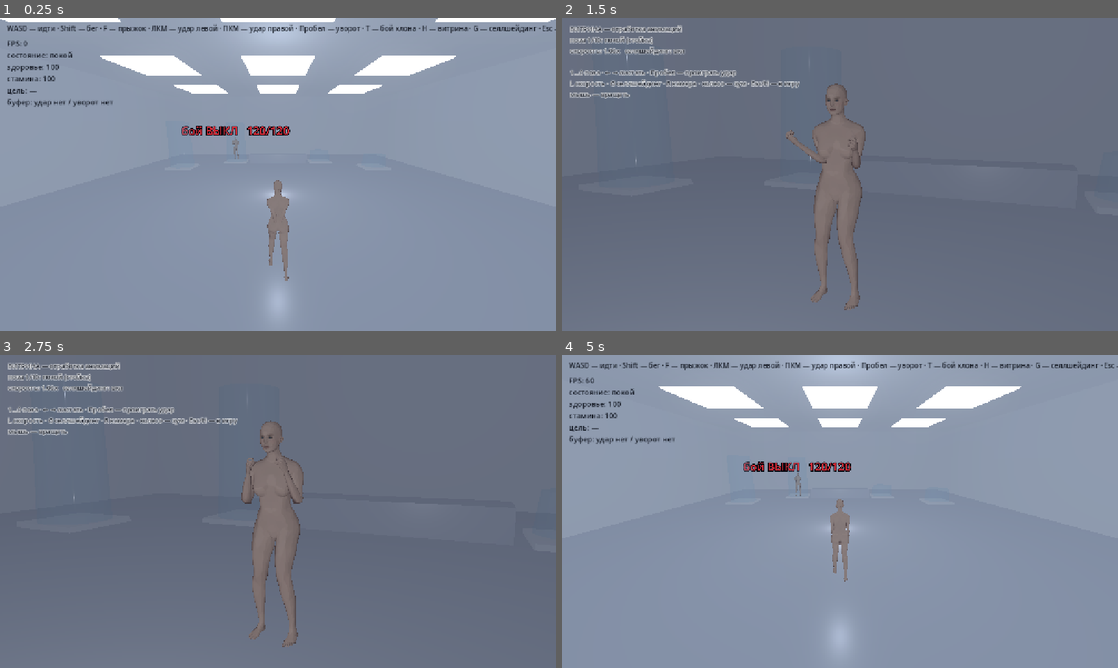
Above: before the commit, frames 1-4 (two rows, left to right).
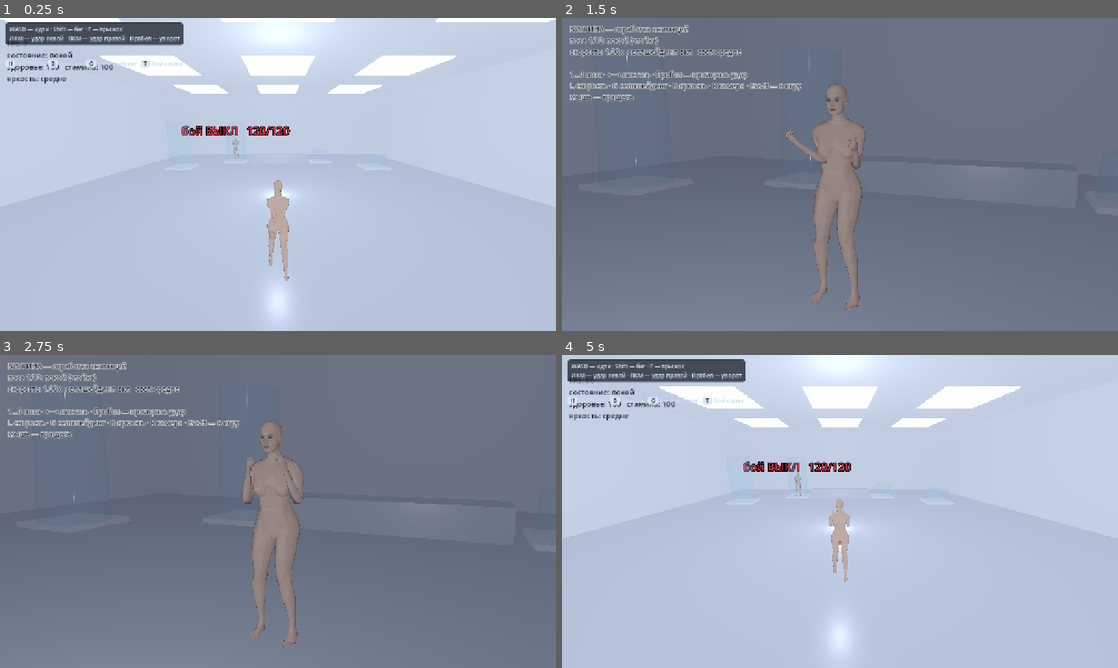
Above: after the commit, the same moments.

Repository: IAmStarhead/Project-Gene
Game: Godot game, scene res://scenes/main.tscn
Same seed, same stepped clock (60 frames per second), same inputs: the game is played once before the commit and once after it.
Inputs (mouse positions are in pixels of both pictures, inside the frame that each line leads up to):
- Up to frame 1 (0.25 s): no input
- Up to frame 2 (1.5 s): tap Enter at 0.5 s; move the mouse to (867, 174) at 0.52 s; hold H (open_showcase) 0.53-1.28 s; hold W (move_forward) from 0.53 s (still down); click (867, 174) at 0.67 s; tap F (jump) at 0.77 s; tap Space (dodge) at 1.25 s; move the mouse to (812, 174) at 1.27 s; click (812, 174) at 1.35 s
- Up to frame 3 (2.75 s): keep holding W (move_forward); tap F (jump) at 1.52 s; tap H (open_showcase) at 1.55, 2.3 s; move the mouse to (289, 505) at 2.02 s; hold Right mouse button (attack_secondary) from 2.03 s (still down)
- Up to frame 4 (5 s): keep holding W (move_forward); move the mouse to (834, 517) at 2.77 s; release Right mouse button (attack_secondary) at 2.78 s; tap Space (dodge) at 2.85 s; click (834, 517) at 2.92 s; tap F (jump) at 3.02, 3.77, 4.52 s; tap H (open_showcase) at 3.05, 4.55 s; move the mouse to (878, 514) at 3.52 s; hold H (open_showcase) 3.53-4.28 s; tap F3 (toggle_debug_details, bound only after the commit) at 4.15 s; tap Enter at 4.25 s; move the mouse to (795, 508) at 4.27 s; tap Shift (run) at 4.35 s

The runs differ from the first frame. In frame 1, 95% of the frame differs, in the area x 0-100%, y 0-100%; in frame 2, 2.4%; in frame 3, 2.4%; in frame 4, 96%.

Commit message:
Руки в шаге, яркость отдельно от стиля, витрина на виду
1) Главное с видео: _walk() ПЕРЕЗАПИСЫВАЛ стойку углами для опущенных
   рук (плечо 14, локоть 45) — поэтому стоя руки были в бою, а при
   движении падали. Теперь шаг качает руку ОТ стойки: плечо 30 +/- 10,
   локоть 130 -/+ 12. Проверено рендером шести фаз шага и бега.

2) Яркость вынесена в отдельную настройку от стиля: клавиша B, три
   уровня (сумрачно/средне/ярко). Ступени затенения подняты, особенно
   нижняя: тень 0.18 -> 0.42, полутень 0.55 -> 0.68.

3) Витрину не нашли не случайно: подсказка была одной мелкой строкой и
   перекрывалась 13-строчной отладкой. Отладка сокращена до 4 строк
   (подробности по F3), подсказка вынесена в панель, ключевые действия
   показаны плашками H/B/G/T, слой оверлея поднят.

Co-authored-by: arena-agent <297053741+arena-agent@users.noreply.github.com>

Diff:
--- a/prototype/project.godot
+++ b/prototype/project.godot
@@ -80,6 +80,16 @@
 "events": [Object(InputEventMouseButton,"resource_local_to_scene":false,"resource_name":"","device":-1,"window_id":0,"a …(253 unchanged characters)…
 ]
 }
+toggle_debug_details={
+"deadzone": 0.2,
+"events": [Object(InputEventKey,"resource_local_to_scene":false,"resource_name":"","device":-1,"window_id":0,"alt_pressed":false,"shift_pressed":false,"ctrl_pressed":false,"meta_pressed":false,"pressed":false,"keycode":0,"physical_keycode":4194334,"key_label":0,"unicode":0,"location":0,"echo":false,"script":null)
+]
+}
+cycle_brightness={
+"deadzone": 0.2,
+"events": [Object(InputEventKey,"resource_local_to_scene":false,"resource_name":"","device":-1,"window_id":0,"alt_pressed":false,"shift_pressed":false,"ctrl_pressed":false,"meta_pressed":false,"pressed":false,"keycode":0,"physical_keycode":66,"key_label":0,"unicode":0,"location":0,"echo":false,"script":null)
+]
+}
 open_showcase={
 "deadzone": 0.2,
 "events": [Object(InputEventKey,"resource_local_to_scene":false,"resource_name":"","device":-1,"window_id":0,"alt_press …(190 unchanged characters)…
--- a/prototype/scripts/build_scene.gd
+++ b/prototype/scripts/build_scene.gd
@@ -67,7 +67,11 @@
 	float s1 = smoothstep(0.00 - softness, 0.00 + softness, ndl);
 	float s2 = smoothstep(0.38 - softness, 0.38 + softness, ndl);
 	float s3 = smoothstep(0.72 - softness, 0.72 + softness, ndl);
-	float amount = 0.18 + 0.37 * s1 + 0.25 * s2 + 0.20 * s3;
+	// Подняты ВСЕ ступени, особенно нижняя: именно она давала «темновато».
+	// Было 0.18 / 0.55 / 0.80 / 1.0 — тень слишком близко к чёрному.
+	// Стало 0.42 / 0.68 / 0.86 / 1.0: разница между ступенями сохранена,
+	// но провала в темноту нет.
+	float amount = 0.42 + 0.26 * s1 + 0.18 * s2 + 0.14 * s3;
 	DIFFUSE_LIGHT += amount * ATTENUATION * LIGHT_COLOR / PI;
 	// Узкий ступенчатый блик — только намёк на коже.
 	SPECULAR_LIGHT += s3 * 0.08 * ATTENUATION * LIGHT_COLOR / PI;
@@ -216,9 +220,16 @@
 	e.background_color = Color(0.78, 0.82, 0.88)
 	e.ambient_light_source = Environment.AMBIENT_SOURCE_COLOR
 	e.ambient_light_color = Color(0.72, 0.77, 0.86)
-	# Под селлейдинг заполняющий свет надо СЛАБЕЕ: он размывает ступени.
-	# Это не «темнее ради темноты» — это чтобы границы ступеней читались.
-	e.ambient_light_energy = 0.75 if not T.TOON_ENABLED else 0.62
+	# Три уровня яркости. Заполняющий свет идёт ВВЕРХ сильнее, чем солнце:
+	# именно он вытягивает тени из черноты, а солнце добавляет контраста.
+	# 0: сумрачно (как было) / 1: средне / 2: ярко
+	var b: int = clampi(T.BRIGHTNESS, 0, 2)
+	var amb_table := [0.62, 0.95, 1.30]
+	var sun_table := [1.35, 1.75, 2.10]
+	var fill_table := [0.30, 0.55, 0.85]
+	e.ambient_light_color = [Color(0.72, 0.77, 0.86), Color(0.82, 0.86, 0.93), Color(0.90, 0.93, 0.98)][b]
+	e.background_color = [Color(0.78, 0.82, 0.88), Color(0.86, 0.89, 0.94), Color(0.93, 0.95, 0.98)][b]
+	e.ambient_light_energy = amb_table[b] if T.TOON_ENABLED else amb_table[b] + 0.15
 	e.tonemap_mode = Environment.TONE_MAPPER_LINEAR
 	e.tonemap_exposure = 1.0
 	# мягкое свечение: белая лаборатория должна «дышать» светом
@@ -237,7 +248,7 @@
 	var sun := DirectionalLight3D.new()
 	sun.rotation_degrees = Vector3(-52, -40, 0)
 	sun.light_color = Color(1.0, 0.99, 0.97)
-	sun.light_energy = 1.6 if not T.TOON_ENABLED else 1.35
+	sun.light_energy = sun_table[b] if T.TOON_ENABLED else sun_table[b] + 0.25
 	sun.shadow_enabled = true
 	sun.directional_shadow_max_distance = 30.0
 	sun.shadow_bias = 0.02
@@ -249,7 +260,7 @@
 	var fill := OmniLight3D.new()
 	fill.position = Vector3(0.0, 4.0, 3.0)
 	fill.light_color = Color(0.88, 0.93, 1.0)
-	fill.light_energy = 0.35 if not T.TOON_ENABLED else 0.30
+	fill.light_energy = fill_table[b]
 	fill.omni_range = 18.0
 	fill.shadow_enabled = false
 	add_child(fill)
@@ -259,7 +270,7 @@
 	var bounce := OmniLight3D.new()
 	bounce.position = Vector3(0.0, 0.35, 2.0)
 	bounce.light_color = Color(0.95, 0.96, 1.0)
-	bounce.light_energy = 0.20
+	bounce.light_energy = 0.20 + 0.15 * b
 	bounce.omni_range = 9.0
 	bounce.shadow_enabled = false
 	add_child(bounce)
--- a/prototype/scripts/character_anim.gd
+++ b/prototype/scripts/character_anim.gd
@@ -188,7 +188,6 @@
 	var s := sin(_phase)
 	var hip_swing := 15.0 * w        # бедро: вперёд-назад
 	var knee := 8.0 + 26.0 * w       # колено гнётся ТОЛЬКО назад, поэтому минус
-	var arm := 14.0 * w              # руки качаются в противофазе
 
 	# ноги
 	want["thigh.L"] = Vector3(hip_swing * s, 0.0, 0.0)
@@ -204,17 +203,33 @@
 	want["foot.L"] = Vector3(knee * bend_l * 0.30, 0.0, 0.0)
 	want["foot.R"] = Vector3(knee * bend_r * 0.30, 0.0, 0.0)
 
-	# руки: левая вперёд, когда правая нога впереди
-	want["upper_arm.L"] = Vector3(arm * s, 0.0, -5.0)
-	want["upper_arm.R"] = Vector3(-arm * s, 0.0, 5.0)
-	want["forearm.L"] = Vector3(45.0 + 14.0 * w, 0.0, 0.0)
-	want["forearm.R"] = Vector3(45.0 + 14.0 * w, 0.0, 0.0)
+	# ── РУКИ В ШАГЕ. Здесь была главная ошибка, и пользователь видел её
+	# каждый раз, когда шёл: «руки опять опущены».
+	#
+	# _walk() ПЕРЕЗАПИСЫВАЕТ всё, что стойка поставила, причём углами для
+	# ОПУЩЕННЫХ рук: плечо не больше 14°, локоть 45-59°. То есть пока персонаж
+	# стоит — руки в стойке у подбородка, а как только он пошёл, они падают
+	# вдоль тела. Стойка и шаг были написаны двумя разными людьми, и в кадре
+	# побеждал шаг.
+	#
+	# Теперь шаг качает руку ОТ стойки, а не заменяет её: берём стойку
+	# (плечо 30/130) и добавляем небольшое противофазное качание. Локти
+	# остаются поднятыми, как в бою.
+	var swing := 10.0 * w          # амплитуда качания плеча в шаге
+	want["upper_arm.L"] = Vector3(30.0 + swing * s, 20.0, 5.0)
+	want["upper_arm.R"] = Vector3(30.0 - swing * s, -20.0, -5.0)
+	# Локоть в шаге чуть РАСКРЫВАЕТСЯ (130 -> 118) на замахе руки назад и
+	# чуть сжимается вперёд: так качание читается, а кулак не улетает.
+	want["forearm.L"] = Vector3(130.0 - 12.0 * w * s, 0.0, 0.0)
+	want["forearm.R"] = Vector3(130.0 + 12.0 * w * s, 0.0, 0.0)
+	want["hand.L"] = Vector3(0.0, 0.0, 8.0)
+	want["hand.R"] = Vector3(0.0, 0.0, -8.0)
 
 	# корпус: наклон вперёд на бегу, легкое покачивание плеч
-	want["spine"] = Vector3(2.0 + 7.0 * w, 0.0, 0.0)
-	want["chest"] = Vector3(3.0 + 3.0 * w, -4.0 * w * s, 0.0)
+	want["spine"] = Vector3(6.0 + 7.0 * w, 0.0, 0.0)
+	want["chest"] = Vector3(2.0 + 3.0 * w, 8.0 - 4.0 * w * s, 0.0)
 	want["hips"] = Vector3(0.0, 4.0 * w * s, 0.0)
-	want["head"] = Vector3(-5.0 * w, 2.0 * w * s, 0.0)
+	want["head"] = Vector3(-4.0 - 3.0 * w, -8.0 + 2.0 * w * s, 0.0)
 
 
 ## Удар правой рукой: замах, удар, возврат.
--- a/prototype/scripts/main.gd
+++ b/prototype/scripts/main.gd
@@ -36,11 +36,71 @@
 		if cc != null:
 			room.apply_toon(cc)
 
+	# ── Оверлей. Раньше это была одна длинная строка мелким текстом, и
+	# пользователь её не увидел: она сливалась с отладочным текстом героини
+	# в 13 полей. Информация о витрине тонула.
+	# Теперь три блока: слева управление (крупно), справа — кнопки-подсказки
+	# с рамкой, которые читаются как кнопки, а не как текст.
+	# Слой ВЫШЕ отладочного текста героини: у неё Layer 10, значит этот
+	# должен быть больше, иначе её 13 строк рисовались поверх подсказки.
+	var layer := CanvasLayer.new()
+	layer.layer = 20
+	add_child(layer)
+
+	var panel := PanelContainer.new()
+	panel.position = Vector2(12, 10)
+	var style := StyleBoxFlat.new()
+	style.bg_color = Color(0.07, 0.09, 0.12, 0.72)
+	style.border_color = Color(0.55, 0.62, 0.72, 0.55)
+	style.set_border_width_all(1)
+	style.set_corner_radius_all(6)
+	style.content_margin_left = 10
+	style.content_margin_right = 10
+	style.content_margin_top = 7
+	style.content_margin_bottom = 7
+	panel.add_theme_stylebox_override("panel", style)
+	layer.add_child(panel)
+
 	_hint = Label.new()
-	_hint.text = "WASD — идти · Shift — бег · F — прыжок · ЛКМ — удар левой · ПКМ — удар правой · Пробел — уворот · T — бой клона · H — витрина · G — селлшейдинг · Esc — курсор"
-	_hint.position = Vector2(16, 12)
-	_hint.add_theme_color_override("font_color", Color(0.1, 0.12, 0.16))
-	add_child(_hint)
+	_hint.add_theme_font_size_override("font_size", 13)
+	_hint.add_theme_color_override("font_color", Color(0.86, 0.90, 0.96))
+	_hint.text = "WASD — идти · Shift — бег · F — прыжок\n" \
+		+ "ЛКМ — удар левой · ПКМ — удар правой · Пробел — уворот"
+	_hint.add_theme_constant_override("line_spacing", 3)
+	panel.add_child(_hint)
+
+	# Кнопки-подсказки: клавиша в рамке + что делает.
+	var bar := HBoxContainer.new()
+	bar.add_theme_constant_override("separation", 8)
+	bar.position = Vector2(12, 96)
+	layer.add_child(bar)
+	for pair in [["H", "ВИТРИНА"], ["B", "яркость"], ["G", "селлшейдинг"], ["T", "бой клона"]]:
+		bar.add_child(_key_badge(pair[0], pair[1]))
+
+
+## Плашка «клавиша + подпись». Сделана как кнопка, а не как текст:
+## пользователь искал витрину и не нашёл, потому что подсказка была
+## строчкой в общем тексте.
+func _key_badge(key: String, caption: String) -> Control:
+	var box := HBoxContainer.new()
+	box.add_theme_constant_override("separation", 5)
+	var k := Label.new()
+	k.text = " " + key + " "
+	k.add_theme_font_size_override("font_size", 13)
+	k.add_theme_color_override("font_color", Color(0.10, 0.12, 0.16))
+	var ks := StyleBoxFlat.new()
+	ks.bg_color = Color(0.86, 0.90, 0.96)
+	ks.set_corner_radius_all(4)
+	ks.content_margin_left = 3
+	ks.content_margin_right = 3
+	k.add_theme_stylebox_override("normal", ks)
+	box.add_child(k)
+	var c := Label.new()
+	c.text = caption
+	c.add_theme_font_size_override("font_size", 13)
+	c.add_theme_color_override("font_color", Color(0.80, 0.85, 0.92))
+	box.add_child(c)
+	return box
 
 
 func _unhandled_input(event: InputEvent) -> void:
@@ -59,6 +119,10 @@
 						room.apply_toon(ch)
 					else:
 						room.clear_toon(ch)
+	if event.is_action_pressed("cycle_brightness"):
+		T.BRIGHTNESS = (T.BRIGHTNESS + 1) % 3
+		if room != null and room.has_method("rebuild_lighting"):
+			room.rebuild_lighting(T.TOON_ENABLED)
 	if event.is_action_pressed("open_showcase"):
 		get_tree().change_scene_to_file("res://scenes/showcase.tscn")
 	elif event.is_action_pressed("toggle_clone"):
--- a/prototype/scripts/player.gd
+++ b/prototype/scripts/player.gd
@@ -67,6 +67,7 @@
 var _fps_frames: int = 0
 var _fps: float = 0.0
 var _last_hit: String = ""
+var show_details := false   ## F3: подробная отладка
 
 
 func _ready() -> void:
@@ -111,6 +112,8 @@
 		_buf_dir = _input_direction()
 	elif event.is_action_pressed("jump"):
 		_jump_buffer = 0.0
+	elif event.is_action_pressed("toggle_debug_details"):
+		show_details = not show_details
 
 
 
@@ -427,11 +430,16 @@
 		state = "уворот" + ("  [неуязвим]" if _invulnerable else "")
 	var buf_atk := "нет" if _buf_attack > T.INPUT_BUFFER else "%.2f" % _buf_attack
 	var buf_dg := "нет" if _buf_dodge > T.INPUT_BUFFER else "%.2f" % _buf_dodge
-	label.text = "\n".join([
+	# Отладка сокращена до пяти строк. Раньше их было 13, и они закрывали
+	# треть экрана, перекрывая подсказку по управлению и надпись над клоном.
+	# Подробности (буферы, цель) включаются клавишей F3 — см. show_details.
+	var lines := [
 		"FPS: %.0f" % _fps,
 		"состояние: %s" % state,
-		"здоровье: %.0f" % health,
-		"стамина: %.0f" % stamina,
-		"цель: %s" % (_last_hit if not _last_hit.is_empty() else "—"),
-		"буфер: удар %s / уворот %s" % [buf_atk, buf_dg],
-	])
+		"здоровье: %.0f   стамина: %.0f" % [health, stamina],
+	]
+	if show_details:
+		lines.append("буфер: удар %s / уворот %s" % [buf_atk, buf_dg])
+		lines.append("цель: %s" % (_last_hit if not _last_hit.is_empty() else "—"))
+	lines.append("яркость: %s" % T.BRIGHTNESS_NAMES[clampi(T.BRIGHTNESS, 0, 2)])
+	label.text = "\n".join(lines)
--- a/prototype/scripts/showcase.gd
+++ b/prototype/scripts/showcase.gd
@@ -117,13 +117,16 @@
 
 func _make_hud() -> void:
 	var layer := CanvasLayer.new()
+	layer.layer = 20
 	add_child(layer)
 	_hud = Label.new()
 	_hud.position = Vector2(18, 14)
 	_hud.add_theme_color_override("font_color", Color(0.12, 0.14, 0.18))
 	_hud.add_theme_color_override("font_outline_color", Color(1, 1, 1, 0.85))
 	_hud.add_theme_constant_override("outline_size", 6)
-	_hud.add_theme_font_size_override("font_size", 15)
+	_hud.add_theme_font_size_override("font_size", 16)
+	_hud.add_theme_color_override("font_outline_color", Color(1, 1, 1, 0.9))
+	_hud.add_theme_constant_override("outline_size", 5)
 	layer.add_child(_hud)
 
 
@@ -165,10 +168,10 @@
 	var lines := [
 		"ВИТРИНА — отработка анимаций",
 		"поза %d/%d: %s" % [_pose_index + 1, poses.size(), poses[_pose_index]["name"]],
-		"скорость: %.2fx   селлшейдинг: %s" % [SPEEDS[_speed_index], "вкл" if T.TOON_ENABLED else "выкл"],
+		"скорость: %.2fx   селлшейдинг: %s   свет: %s" % [SPEEDS[_speed_index], "вкл" if T.TOON_ENABLED else "выкл", T.BRIGHTNESS_NAMES[clampi(T.BRIGHTNESS, 0, 2)]],
 		"",
 		"1…0 поза · ← → листать · Пробел — проиграть удар",
-		"L скорость · G селлшейдинг · R камера · колесо — зум · Esc/H — в игру",
+		"L скорость · G селлшейдинг · B яркость · R камера · Esc/H — в игру",
 		"мышь — вращать",
 	]
 	_hud.text = "\n".join(lines)
@@ -204,6 +207,10 @@
 			_yaw = 25.0
 			_pitch = -8.0
 			_dist = 3.1
+		elif k == KEY_B:
+			T.BRIGHTNESS = (T.BRIGHTNESS + 1) % 3
+			if _world != null and _world.has_method("rebuild_lighting"):
+				_world.rebuild_lighting(T.TOON_ENABLED)
 		elif k == KEY_G:
 			T.TOON_ENABLED = not T.TOON_ENABLED
 			if _world.has_method("rebuild_lighting"):
--- a/prototype/scripts/tuning.gd
+++ b/prototype/scripts/tuning.gd
@@ -83,6 +83,15 @@
 ## читается и пишется как T.TOON_ENABLED из любого места.
 static var TOON_ENABLED := true   ## переключается клавишей G в игре
 
+## Яркость сцены. Отдельно от стиля — специально: «темновато» это про
+## количество света, а не про селлшейдинг. Раньше я менял их вместе и
+## исправлял одно, ломая другое.
+##   0 — «сумрачно»: то, что было
+##   1 — «средне»: по умолчанию, ощутимо светлее
+##   2 — «ярко»: чистая белая лаборатория, почти стерильно
+static var BRIGHTNESS := 1
+const BRIGHTNESS_NAMES := ["сумрачно", "средне", "ярко"]
+
 # ─────────────────────────────────────────────── ОКРУЖЕНИЕ
 const ROOM_WIDTH := 18.0
 const ROOM_DEPTH := 18.0
Not shown, added: reports/24-разбор-видео-руки-свет.md
